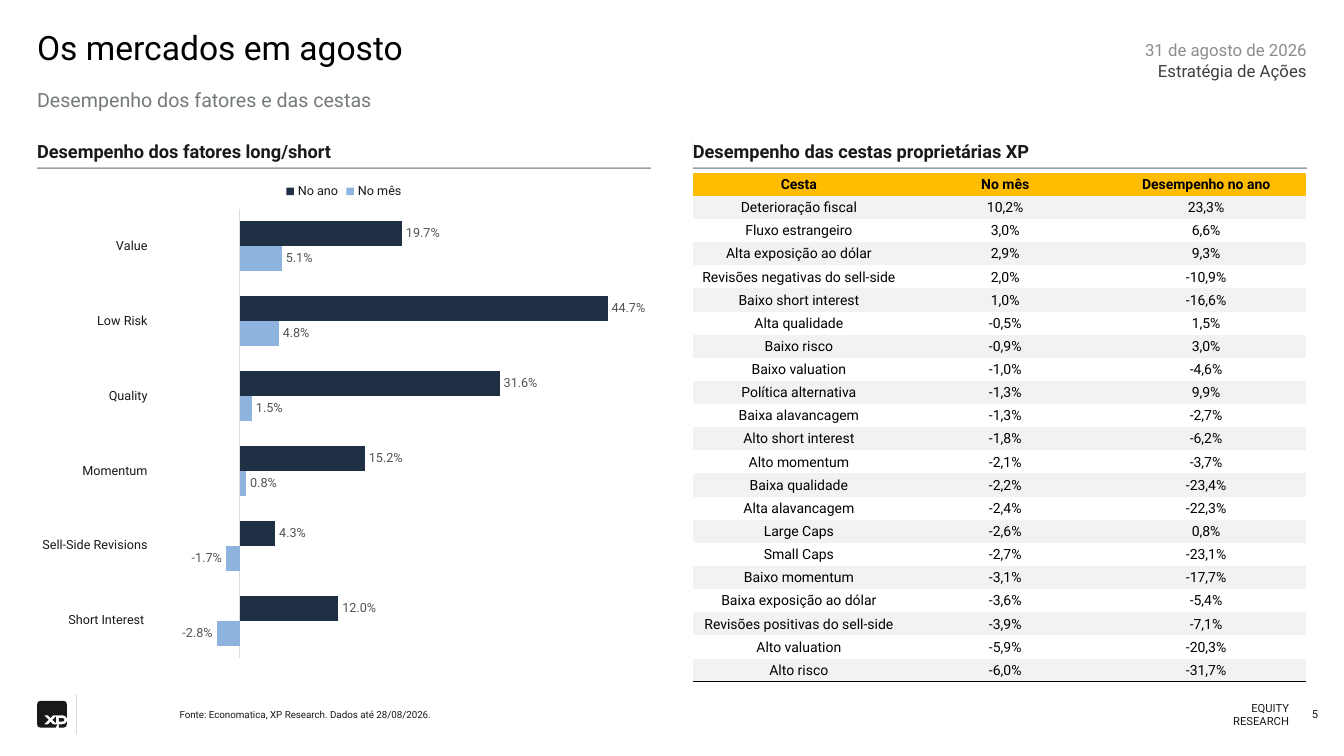
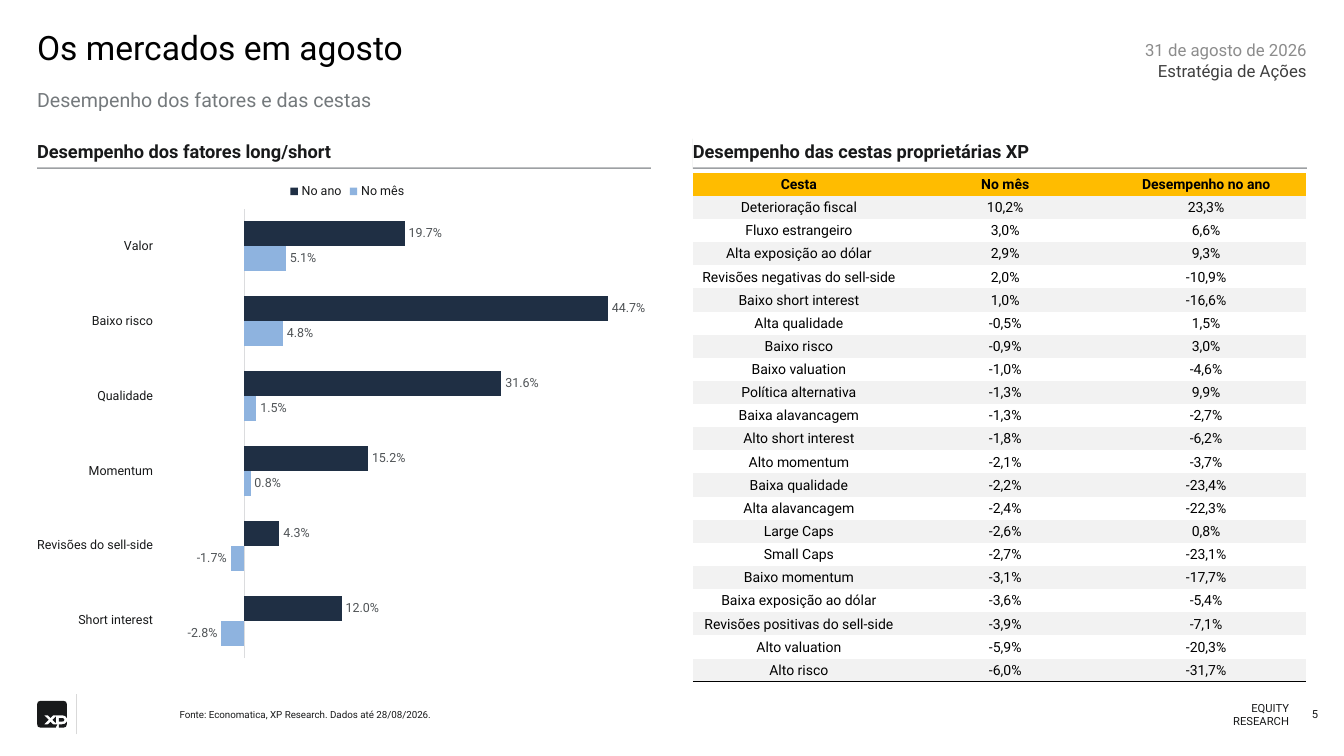
Before and after one commit to CaioLSouza/datasets, a slide deck: slide 5 of apresentacao_assessores_setembro_2026/XP Apresentação Assessores - Setembro 2026.pptx. Drawn at 1344x756 pixels with LibreOffice and Linux fonts; fonts in the diff are those of the drawing. Boxes give left, top, right and bottom in pixels: in the first picture for what was removed or moved away, otherwise in the second. Text is boxed around its words. In the diff, an @@ line names an element or a change of style, - is before the commit and + after.

```diff
--- a/apresentacao_assessores_setembro_2026/XP Apresentação Assessores - Setembro 2026.pptx
+++ b/apresentacao_assessores_setembro_2026/XP Apresentação Assessores - Setembro 2026.pptx
@@ bar chart at [37,172,651,658] @@
-categories: Short Interest , Sell-Side Revisions, Momentum, Quality, Low Risk, Value
+categories: Short interest, Revisões do sell-side, Momentum, Qualidade, Baixo risco, Valor
```
Also in this commit, not shown: 2 other slides changed.
